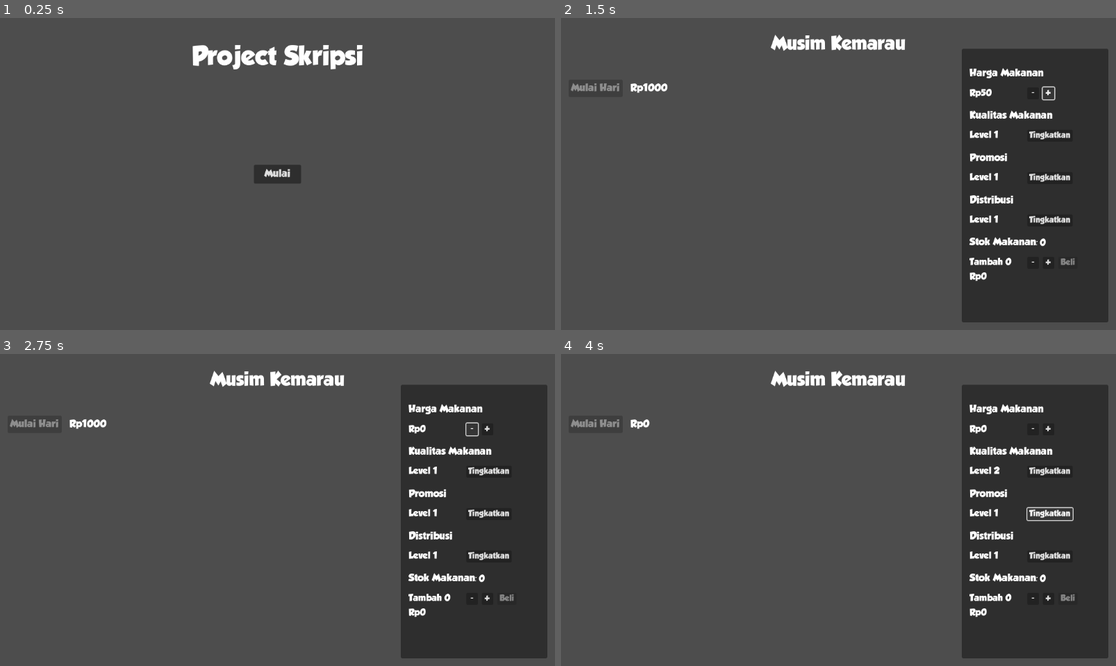
Above: before the commit, frames 1-4 (two rows, left to right).
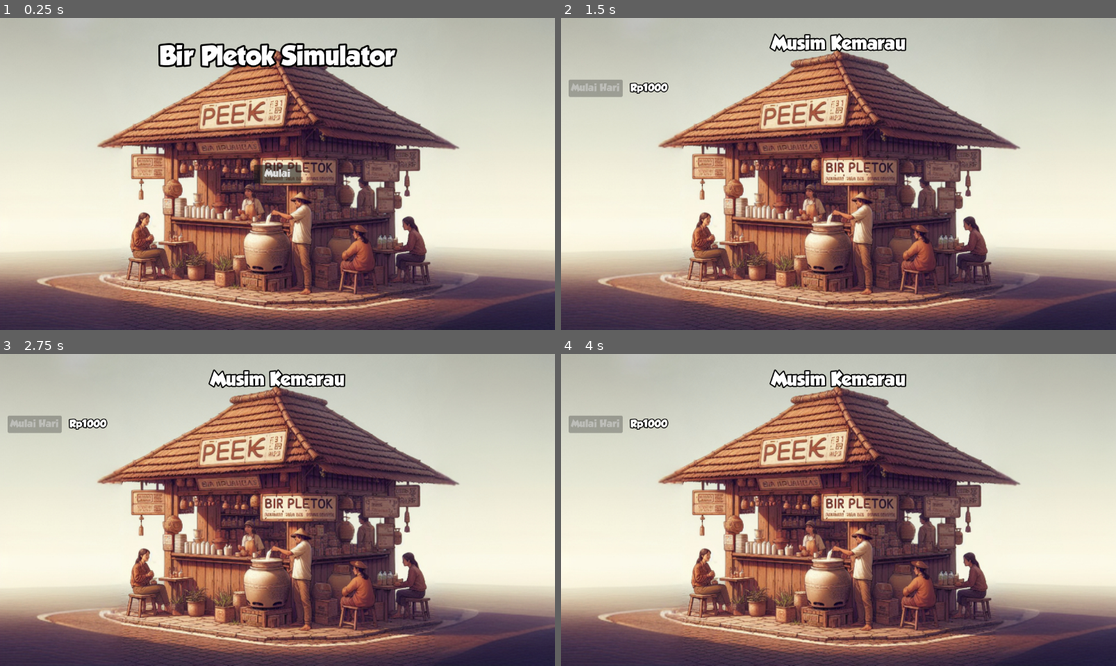
Above: after the commit, the same moments.

Repository: nyomanari21/GameProjectSkripsi
Game: Godot game, scene res://Scenes/MainMenu.tscn
Same seed, same stepped clock (60 frames per second), same inputs: the game is played once before the commit and once after it.
Inputs:
- Up to frame 1 (0.25 s): no input
- Up to frame 2 (1.5 s): click "Mulai" at 0.5 s; click "+" at 1.25 s
- Up to frame 3 (2.75 s): click "-" at 2 s
- Up to frame 4 (4 s): click "Tingkatkan" at 2.75 s; click "Tingkatkan" at 3.5 s

The runs differ from the first frame. In frame 1, 93% of the frame differs, in the area x 0-100%, y 0-100%; in frame 2, 93%; in frame 3, 93%; in frame 4, 93%.

Commit message:
Progres 9
Update:
- Tambah background main menu dan in game
- Ubah LabelGameTitle menjadi "Bir Pletok Simulator"

Diff:
--- a/Game/Scenes/Game.tscn
+++ b/Game/Scenes/Game.tscn
@@ -1,7 +1,8 @@
-[gd_scene load_steps=6 format=3 uid="uid://ybp3bxlv5ojc"]
+[gd_scene load_steps=7 format=3 uid="uid://ybp3bxlv5ojc"]
 
 [ext_resource type="Script" path="res://Scripts/Game.gd" id="1"]
 [ext_resource type="Script" path="res://Scripts/Shop.gd" id="2"]
+[ext_resource type="Texture2D" uid="uid://bs2xbou5u58sj" path="res://Assets/Images/Main menu 5 - Extended.jpg" id="2_ceudg"]
 [ext_resource type="FontFile" uid="uid://isqeyxdhl801" path="res://Assets/GROBOLD.ttf" id="3"]
 
 [sub_resource type="Animation" id="9"]
@@ -35,6 +36,18 @@
 offset_right = 1152.0
 offset_bottom = 648.0
 
+[node name="CenterContainerBackground" type="CenterContainer" parent="UI"]
+layout_mode = 1
+anchors_preset = 15
+anchor_right = 1.0
+anchor_bottom = 1.0
+grow_horizontal = 2
+grow_vertical = 2
+
+[node name="BackgroundBase" type="Sprite2D" parent="UI/CenterContainerBackground"]
+texture = ExtResource("2_ceudg")
+centered = false
+
 [node name="ButtonStartDay" type="Button" parent="UI"]
 layout_mode = 0
 offset_left = 16.0
@@ -51,6 +64,8 @@
 offset_top = 136.0
 offset_right = 223.0
 offset_bottom = 160.0
+theme_override_colors/font_outline_color = Color(0, 0, 0, 1)
+theme_override_constants/outline_size = 7
 theme_override_fonts/font = ExtResource("3")
 theme_override_font_sizes/font_size = 20
 text = "(money)"
@@ -60,6 +75,8 @@
 offset_top = 24.0
 offset_right = 1152.0
 offset_bottom = 88.0
+theme_override_colors/font_outline_color = Color(0, 0, 0, 1)
+theme_override_constants/outline_size = 10
 theme_override_fonts/font = ExtResource("3")
 theme_override_font_sizes/font_size = 36
 text = "(season)"
@@ -77,6 +94,7 @@
 offset_top = -972.8
 offset_right = -31580.8
 offset_bottom = -9606.4
+scale = Vector2(1e-05, 1e-05)
 pivot_offset = Vector2(304, 568)
 
 [node name="AnimationPlayer" type="AnimationPlayer" parent="UI/PanelShopSettings"]
--- a/Game/Scenes/MainMenu.tscn
+++ b/Game/Scenes/MainMenu.tscn
@@ -1,6 +1,7 @@
-[gd_scene load_steps=3 format=3 uid="uid://bigugoydvgcgo"]
+[gd_scene load_steps=4 format=3 uid="uid://bigugoydvgcgo"]
 
 [ext_resource type="Script" path="res://Scripts/MainMenu.gd" id="1"]
+[ext_resource type="Texture2D" uid="uid://bs2xbou5u58sj" path="res://Assets/Images/Main menu 5 - Extended.jpg" id="2_hmr75"]
 [ext_resource type="FontFile" uid="uid://isqeyxdhl801" path="res://Assets/GROBOLD.ttf" id="2_jyi43"]
 
 [node name="MainMenu" type="Control"]
@@ -12,13 +13,33 @@
 grow_vertical = 2
 script = ExtResource("1")
 
+[node name="CenterContainerBackground" type="CenterContainer" parent="."]
+layout_mode = 1
+anchors_preset = 15
+anchor_right = 1.0
+anchor_bottom = 1.0
+grow_horizontal = 2
+grow_vertical = 2
+
+[node name="Background" type="Sprite2D" parent="CenterContainerBackground"]
+show_behind_parent = true
+texture = ExtResource("2_hmr75")
+centered = false
+
 [node name="LabelGameTitle" type="Label" parent="."]
-layout_mode = 0
-offset_right = 1152.0
+layout_mode = 1
+anchors_preset = 5
+anchor_left = 0.5
+anchor_right = 0.5
+offset_left = -576.0
+offset_right = 576.0
 offset_bottom = 166.0
+grow_horizontal = 2
+theme_override_colors/font_outline_color = Color(0, 0, 0, 1)
+theme_override_constants/outline_size = 15
 theme_override_fonts/font = ExtResource("2_jyi43")
 theme_override_font_sizes/font_size = 50
-text = "Project Skripsi"
+text = "Bir Pletok Simulator"
 horizontal_alignment = 1
 vertical_alignment = 1
 
Binary file added: Game/Assets/Images/Main menu 5 - Extended.jpg
Not shown, added: Game/Assets/Images/Main menu 5 - Extended.jpg.import
